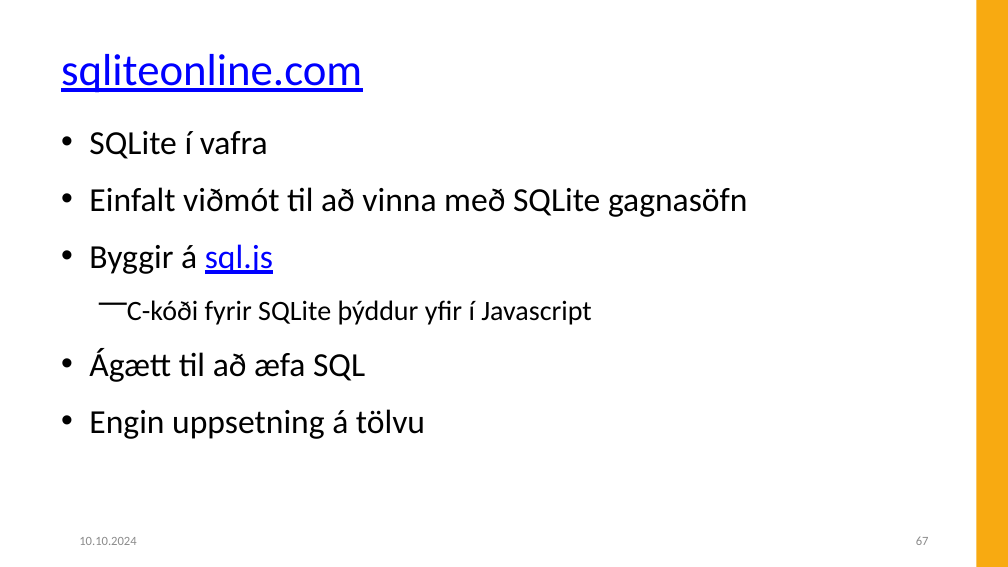
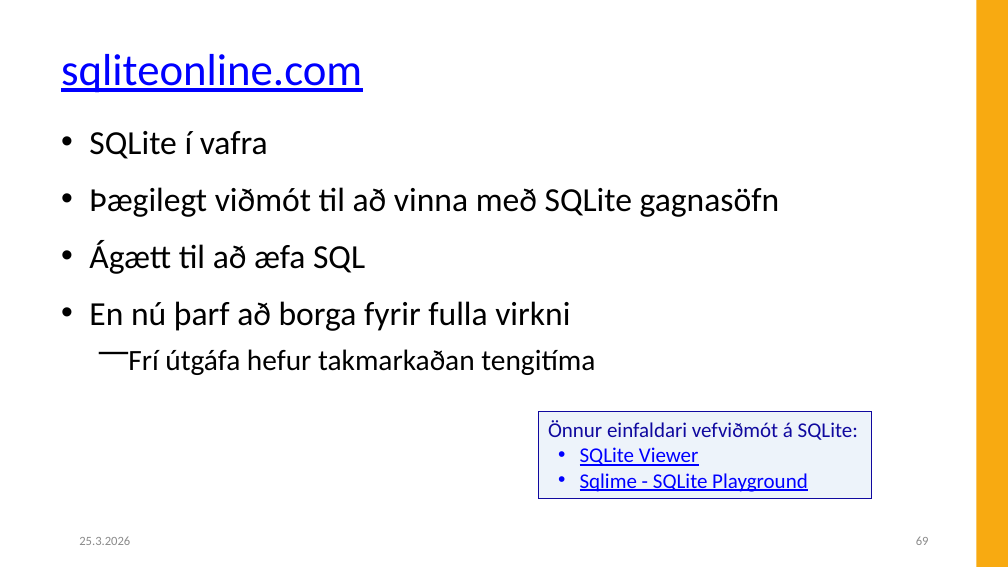
Before and after one commit to Hjalmtyr/SQL1, a slide deck: slide 69 of SQL-I.pptx (slide 67 before the commit). Drawn at 1008x567 pixels with LibreOffice and Linux fonts; fonts in the diff are those of the drawing; background and template pictures are left out. Boxes give left, top, right and bottom in pixels: in the first picture for what was removed or moved away, otherwise in the second. Text is boxed around its words. In the diff, an @@ line names an element or a change of style, - is before the commit and + after.

```diff
--- a/SQL-I.pptx
+++ b/SQL-I.pptx
@@ text at (x1=89, y1=187, x2=780, y2=217): text changed @@
-• Einfalt viðmót til að vinna með SQLite gagnasöfn
-• Byggir á sql.js
-  ⎻ C-kóði fyrir SQLite þýddur yfir í Javascript
+• Þægilegt viðmót til að vinna með SQLite gagnasöfn
@@ text at (x1=89, y1=301, x2=595, y2=375): text changed; size 24 to 21 pt @@
-• Engin uppsetning á tölvu
+• En nú þarf að borga fyrir fulla virkni
+  ⎻ Frí útgáfa hefur takmarkaðan tengitíma
@@ rectangle added at (x1=538, y1=412, x2=872, y2=499), fill #C6D9F1 at 30% opacity, outline #10099F 0.75 pt, 15 pt, text #0000FF, underline @@
+Önnur einfaldari vefviðmót á SQLite:
+• SQLite Viewer
+• Sqlime - SQLite Playground
@@ text at (x1=79, y1=536, x2=130, y2=545): text changed @@
-10.10.2024
+25.3.2026
```
Also in this commit, not shown: 80 other slides changed, 4 slides added, 2 slides removed, 21 other files.
